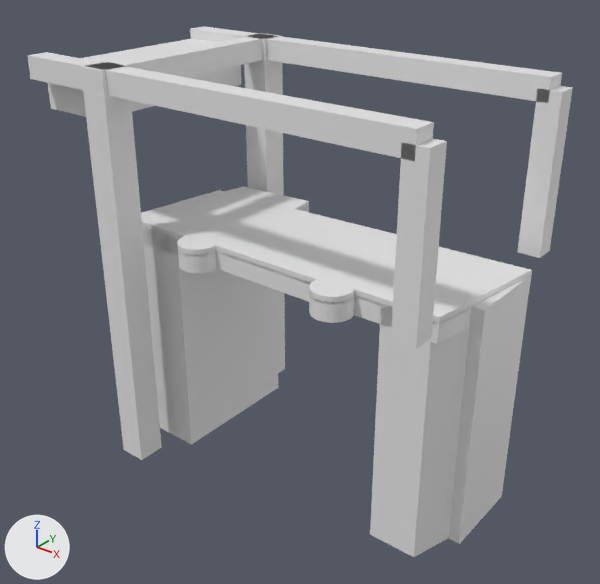
The glTF model models/pieterzijl/pieterzijl-brug-pieterzijl/pieterzijl-brug-pieterzijl.glb as it was, and as the next commit left it.
Camera for both pictures: a 50 mm camera at (18.5, -24.1, 12.8) aimed at (-0.8, 0.0, -2.1). Arrows for +X, +Y and +Z are at lower left; the lights stay in place. The first picture is the older version. Vertices at exactly the same position are counted once.

The older version as bpy lines, for what is in view:
```python
ob_building_balans = bpy.data.objects.new('building:balans', me_balans)
ob_building_balans.location = (0.0, 0.0, 0.0)
ob_building_balans_2 = bpy.data.objects.new('building:balans 2', me_balans_2)
ob_building_balans_2.location = (0.0, 0.0, 0.0)
ob_building_contragewicht = bpy.data.objects.new('building:contragewicht', me_contragewicht)
ob_building_contragewicht.location = (0.0, 0.0, 0.0)
ob_building_hamei = bpy.data.objects.new('building:hamei', me_hamei)
ob_building_hamei.location = (0.0, 0.0, 0.0)
ob_building_hamei_2 = bpy.data.objects.new('building:hamei 2', me_hamei_2)
ob_building_hamei_2.location = (0.0, 0.0, 0.0)
ob_building_hangstang = bpy.data.objects.new('building:hangstang', me_hangstang)
ob_building_hangstang.location = (0.0, 0.0, 0.0)
ob_building_hangstang_2 = bpy.data.objects.new('building:hangstang 2', me_hangstang_2)
ob_building_hangstang_2.location = (0.0, 0.0, 0.0)
ob_building_portaal = bpy.data.objects.new('building:portaal', me_portaal)
ob_building_portaal.location = (0.0, 0.0, 0.0)
ob_road_rijbaan_lokale_weg = bpy.data.objects.new('road:rijbaan lokale weg', me_rijbaan_lokale_weg)
ob_road_rijbaan_lokale_weg.location = (0.0, 0.0, 0.0)
# also in view: 'road:dek' at (0.0, 0.0, -0.2); 'road:landhoofd (aangenomen)' at (-6.3, 0.2, -4.9); 'road:landhoofd (aangenomen) 2' at (6.3, 0.1, -4.9)
```
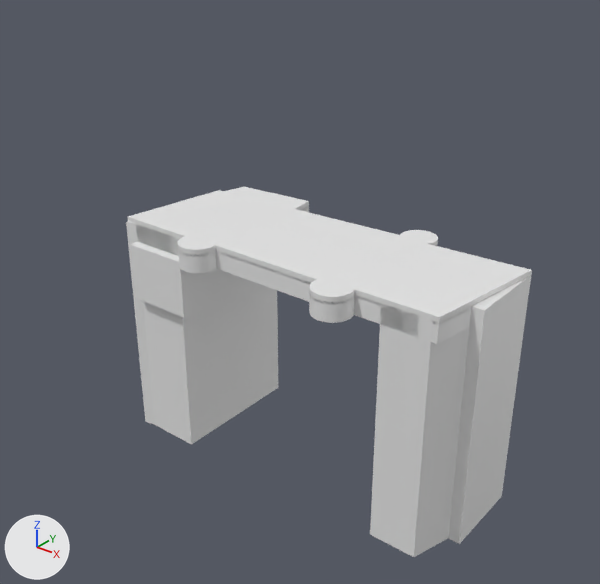
Pixel boxes (x1, y1, x2, y2) of what changed, in the pictures (600 x 584 px):
```json
{"object": "building:hamei 2", "change": "deleted", "before": [81, 62, 162, 460]}
{"object": "building:balans 2", "change": "deleted", "before": [27, 52, 434, 160]}
{"object": "building:balans", "change": "deleted", "before": [190, 26, 562, 103]}
{"object": "building:hangstang 2", "change": "deleted", "before": [391, 138, 447, 349]}
{"object": "building:contragewicht", "change": "moved, rescaled", "before": [48, 39, 241, 117], "after": [130, 241, 254, 318]}
{"object": "building:hangstang", "change": "deleted", "before": [517, 86, 573, 258]}
{"object": "building:hamei", "change": "deleted", "before": [243, 33, 285, 373]}
{"object": "building:portaal", "change": "deleted", "before": [99, 35, 269, 77]}
```

Scene script edits in JSON lines:
```json
{"block": "me_contragewicht", "where": "# used by ob_building_contragewicht; location = (0.0, 0.0, 0.0)"}
{"op": "remove", "block": "me_contragewicht", "code": "me_contragewicht.from_pydata(...)  # 8 vertices, 12 faces; spans x -10.39..-7.42, y -4.1..4.1, z 4.81..6.56"}
{"op": "add", "block": "me_contragewicht", "code": "me_contragewicht.from_pydata(...)  # 8 vertices, 12 faces; spans x -7.34..-4.34, y -3.2..3.2, z -3.15..-0.65"}
{"block": "me_contragewicht", "change": "me_contragewicht part 1: the whole mesh is scaled about its middle by (1.01, 0.78, 1.43), then moved by (3.06, 0.0, -7.58)"}
{"op": "remove", "block": "ob_building_hamei", "code": ["ob_building_hamei = bpy.data.objects.new('building:hamei', me_hamei)", "ob_building_hamei.location = (0.0, 0.0, 0.0)"]}
{"op": "remove", "block": "ob_building_hamei_2", "code": ["ob_building_hamei_2 = bpy.data.objects.new('building:hamei 2', me_hamei_2)", "ob_building_hamei_2.location = (0.0, 0.0, 0.0)"]}
{"op": "remove", "block": "ob_building_portaal", "code": ["ob_building_portaal = bpy.data.objects.new('building:portaal', me_portaal)", "ob_building_portaal.location = (0.0, 0.0, 0.0)"]}
{"op": "remove", "block": "ob_building_balans", "code": ["ob_building_balans = bpy.data.objects.new('building:balans', me_balans)", "ob_building_balans.location = (0.0, 0.0, 0.0)"]}
{"op": "remove", "block": "ob_building_hangstang", "code": ["ob_building_hangstang = bpy.data.objects.new('building:hangstang', me_hangstang)", "ob_building_hangstang.location = (0.0, 0.0, 0.0)"]}
{"op": "remove", "block": "ob_building_balans_2", "code": ["ob_building_balans_2 = bpy.data.objects.new('building:balans 2', me_balans_2)", "ob_building_balans_2.location = (0.0, 0.0, 0.0)"]}
{"op": "remove", "block": "ob_building_hangstang_2", "code": ["ob_building_hangstang_2 = bpy.data.objects.new('building:hangstang 2', me_hangstang_2)", "ob_building_hangstang_2.location = (0.0, 0.0, 0.0)"]}
```
